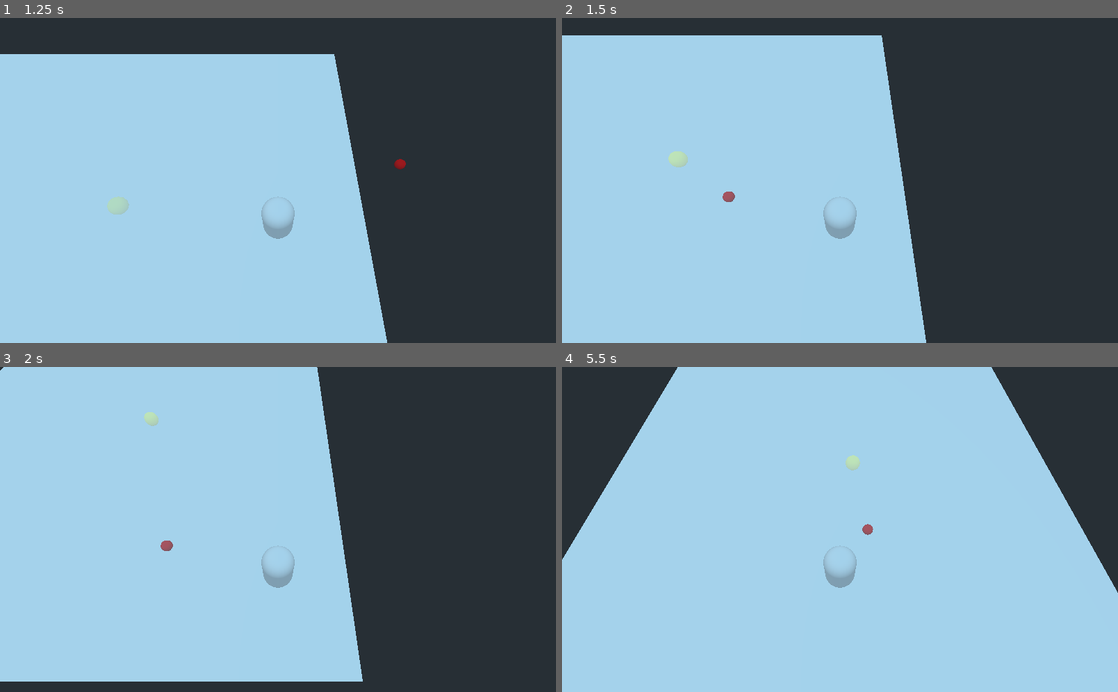
Above: before the commit, frames 1-4 (two rows, left to right).
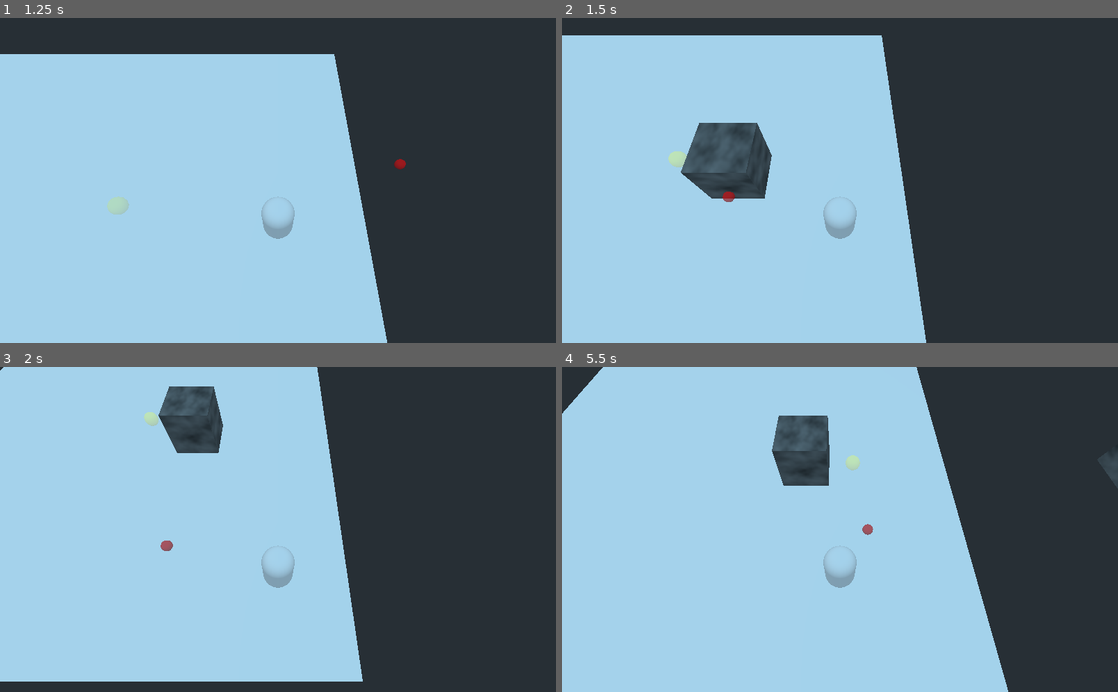
Above: after the commit, the same moments.

Repository: avinanick/WizardArenaGame
Game: Godot game, scene res://Arenas/ArenaGround.tscn
Same seed, same stepped clock (60 frames per second), same inputs: the game is played once before the commit and once after it. The project has no main scene, so this scene is started directly.
Inputs (mouse positions are in pixels of both pictures, inside the frame that each line leads up to):
- Up to frame 1 (1.25 s): tap Enter at 0.5 s; move the mouse to (400, 164) at 0.52 s; hold D (move_right) from 0.53 s (still down); tap 1 (cast_spell_one) at 0.6 s
- Up to frame 2 (1.5 s): move the mouse to (728, 196) at 1.27 s; release D (move_right) at 1.28 s; hold S (move_down) from 1.28 s (still down); tap 3 (cast_spell_three) at 1.35 s
- Up to frame 3 (2 s): keep holding S (move_down)
- Up to frame 4 (5.5 s): move the mouse to (895, 458) at 2.02 s; release S (move_down) at 2.03 s; hold D (move_right) 2.03-2.78 s; tap one key every 0.75 s from 2.1 s: 2 (cast_spell_two) 1 (cast_spell_one) 3 (cast_spell_three) 2 (cast_spell_two) 1 (cast_spell_one); move the mouse to (812, 594) at 2.77 s; hold W (move_up) 2.78-3.53 s; move the mouse to (1006, 578) at 3.52 s; hold A (move_left) 3.53-5.03 s; move the mouse to (673, 480) at 4.27 s; move the mouse to (867, 529) at 5.02 s; hold S (move_down) from 5.03 s (still down)

Frame 1 is identical in both runs. In frame 2, 3.1% of the frame differs, in the area x 21-38%, y 32-56%; in frame 3, 2.0%; in frame 4, 28%, in the area x 0-100%, y 0-100%.

Commit message:
Added the conjure stone spell to the wizard.

Diff:
--- a/Characters/Wizard.tscn
+++ b/Characters/Wizard.tscn
@@ -7,6 +7,7 @@
 [ext_resource path="res://Components/CasterComponent.tscn" type="PackedScene" id=5]
 [ext_resource path="res://Spells/LightBombSpell.tscn" type="PackedScene" id=6]
 [ext_resource path="res://Spells/KineticBlastSpell.tscn" type="PackedScene" id=7]
+[ext_resource path="res://Spells/ConjureStoneSpell.tscn" type="PackedScene" id=8]
 
 [sub_resource type="CapsuleShape" id=1]
 radius = 0.5
@@ -38,3 +39,5 @@
 [node name="LightBombSpell" parent="CasterComponent" instance=ExtResource( 6 )]
 
 [node name="KineticBlastSpell" parent="CasterComponent" instance=ExtResource( 7 )]
+
+[node name="ConjureStoneSpell" parent="CasterComponent" instance=ExtResource( 8 )]
Not shown: 1 places in Characters/Wizard.tscn that only renumber resources
